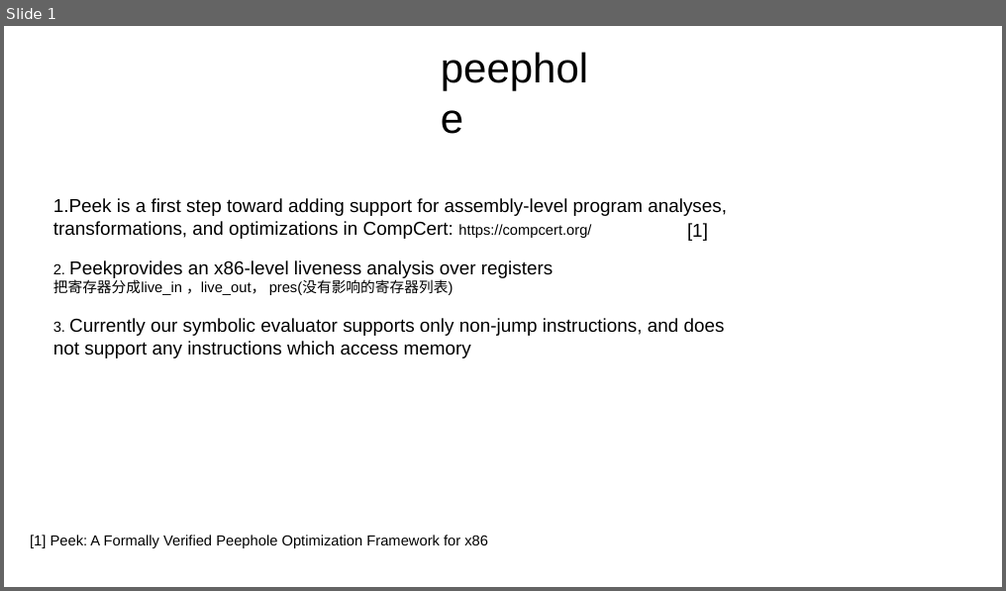
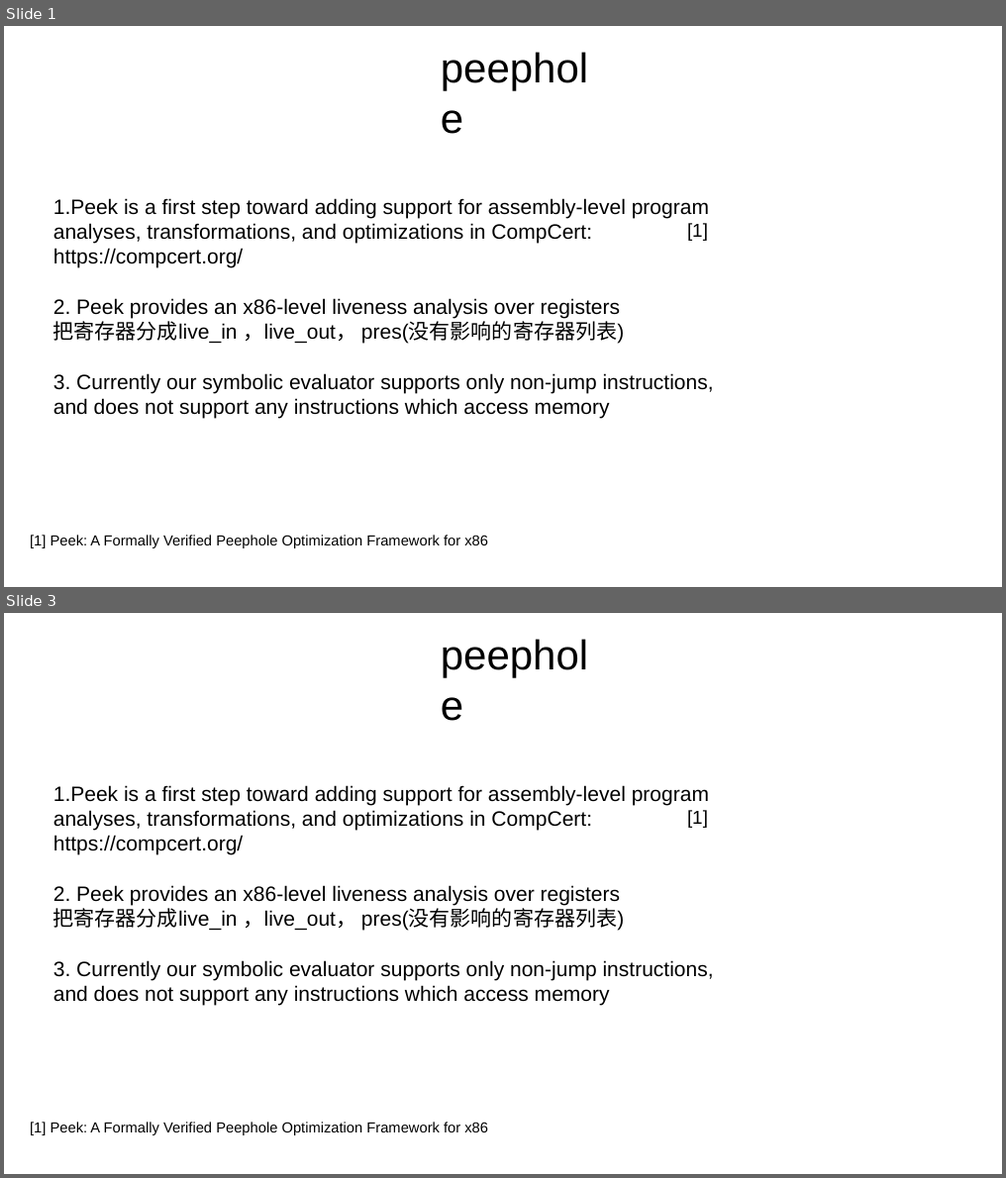
Before and after one commit to maktiny/Maktiny.github.io, a slide deck: docs/lab_material/peephole.pptx. Shown one above the other, each under a label of ours: slide 1 before the commit, slides 1 and 3 after it; the slides between them are not shown. The pictures are 1006x591 and 1006x1178 pixels, drawn with LibreOffice and Linux fonts; fonts in the diff are those of the drawing. Boxes give left, top, right and bottom in pixels: in the first picture for what was removed or moved away, otherwise in the second. Text is boxed around its words. In the diff, an @@ line names an element or a change of style, - is before the commit and + after.

Commit message:
add memory_manage0.md and peephole.ppt

```diff
--- a/docs/lab_material/peephole.pptx
+++ b/docs/lab_material/peephole.pptx
@@ slide 3 added at box(4, 613, 1002, 1174), background #FFFFFF @@
@@ text added at box(54, 785, 714, 1005), 20 pt, text #000000 @@
+1.Peek is a first step toward adding support for assembly-level program analyses, transformations, and optimizations in CompCert: https://compcert.org/
+2. Peek provides an x86-level liveness analysis over registers
+把寄存器分成live_in ，live_out， pres(没有影响的寄存器列表)
+3. Currently our symbolic evaluator supports only non-jump instructions, and does not support any instructions which access memory
@@ text added at box(687, 810, 708, 828), 18 pt, text #000000 @@
+[1]
@@ text added at box(30, 1122, 488, 1136), 14 pt, text #000000 @@
+[1] Peek: A Formally Verified Peephole Optimization Framework for x86
@@ text added at box(216, 1122, 277, 1136), 40 pt, text #000000 @@
+peephole
@@ slide 1 changed as well @@
@@ text at box(54, 198, 714, 418): size 18 to 20 pt in "1.Peek is a first step toward adding ...", "Currently our symbolic evaluator supports only non-jump ..."; size 14 to 20 pt in "https://compcert.org/", "把寄存器分成live_in ，live_out， pres(没有影响的寄存器列表)", "3." @@
@@ text at box(54, 298, 621, 318): text changed; size 18 to 20 pt @@
-2. Peekprovides an x86-level liveness analysis over registers
+2. Peek provides an x86-level liveness analysis over registers
```
Also in this commit, not shown: 1 other slide added, 3 other files.
